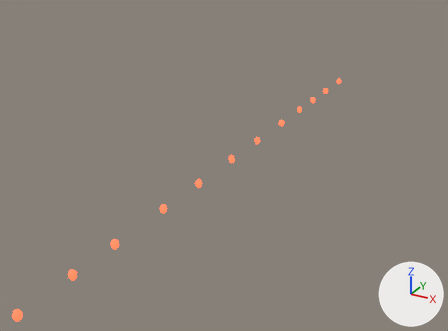
What one commit did to the FBX model art/exports/worlds/05_Naruto/PaperLanternsW.fbx.
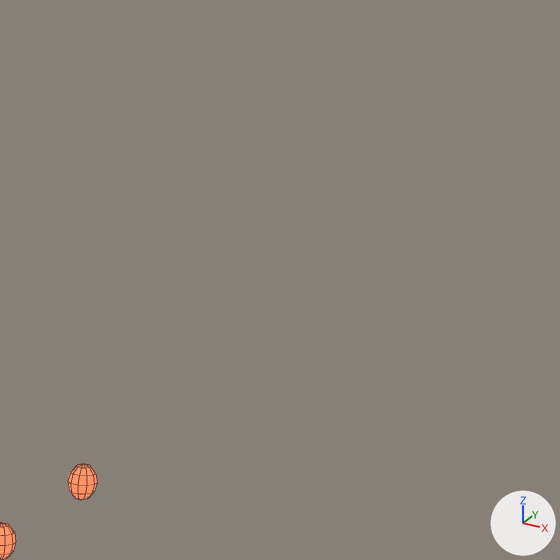
Each version is shown whole from a 50 mm lens placed at (57.9, -112.5, 52.5), pointed at (-14.4, 19.0, -13.2), then close up on the part from 73% to 93% of the width and 1% to 28% of the height. The lights are fixed; the arrows at lower right show +X, +Y and +Z. The older version's two pictures come first. The close-ups show mesh edges as thin lines. Where no turn or scale is listed for an object, it has been applied to the vertices.

Before the edit, the objects in view are built like this:
```python
me_paperlanternw0__5_001 = bpy.data.meshes.new('PaperLanternW0_-5.001')
me_paperlanternw0__5_001.from_pydata(...)  # 624 vertices, 720 faces; spans x -0.7..0.7, y -66.1..66.1, z -0.9..0.9
me_paperlanternw0__5_001.materials.append(mat_na_paperlantern)  # red #e0332b, glowing red #ff5a3a
ob_paperlanternw0__5_001 = bpy.data.objects.new('PaperLanternW0_-5.001', me_paperlanternw0__5_001)
ob_paperlanternw0__5_001.location = (0.0, 0.0, 0.0)
```
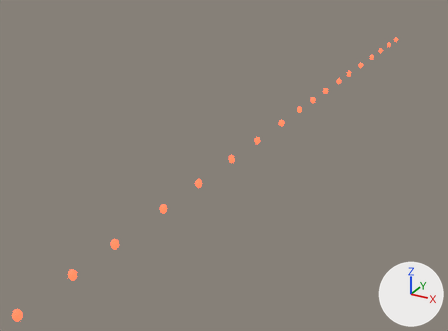
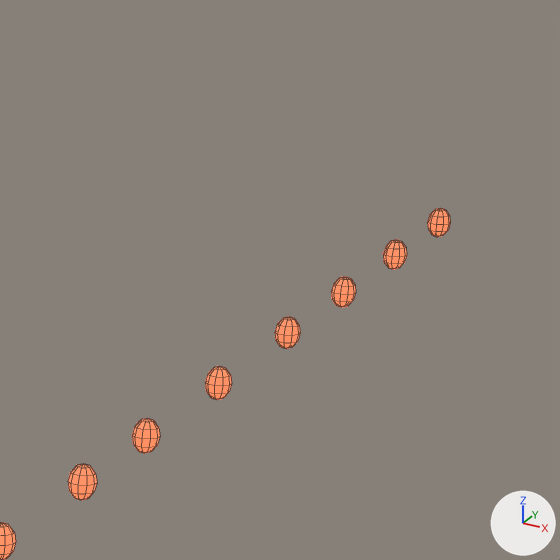
The newer file is also turned or shifted as a whole; pictures and numbers use the older file's frame.

Pixel boxes [x1, y1, x2, y2] of what changed, in the close-ups (560 x 560 px):
'PaperLanternW0_-5.001', reshaped: before [0, 464, 97, 560]; after [0, 208, 450, 560]
part 1 of me_paperlanternw0__5_001, added: after [132, 418, 160, 453]
part 2 of me_paperlanternw0__5_001, added: after [205, 366, 232, 400]
part 3 of me_paperlanternw0__5_001, added: after [275, 317, 300, 349]
part 4 of me_paperlanternw0__5_001, added: after [331, 277, 356, 307]
part 5 of me_paperlanternw0__5_001, added: after [383, 240, 407, 269]
part 6 of me_paperlanternw0__5_001, added: after [428, 208, 450, 237]

What changed in the scene script:
```text
Change me_paperlanternw0__5_001:
    used by ob_paperlanternw0__5_001; location = (0.0, 0.0, 0.0)
    remove me_paperlanternw0__5_001.from_pydata(...)  # 624 vertices, 720 faces; spans x -0.7..0.7, y -66.1..66.1, z -0.9..0.9
    add me_paperlanternw0__5_001.from_pydata(...)  # 936 vertices, 1080 faces; spans x -0.7..0.7, y -66.1..133.0, z -0.9..0.9
    me_paperlanternw0__5_001 part 1: a new loose piece, a UV sphere (10 segments, 6 rings, poles along z) spanning x -0.7..0.7, y 74.3..75.7, z -0.9..0.9, in mat_na_paperlantern (red #e0332b, glowing red #ff5a3a)
    me_paperlanternw0__5_001 part 2: a new loose piece, a UV sphere (10 segments, 6 rings, poles along z) spanning x -0.7..0.7, y 86.4..87.8, z -0.9..0.9, in mat_na_paperlantern (red #e0332b, glowing red #ff5a3a)
    me_paperlanternw0__5_001 part 3: a new loose piece, a UV sphere (10 segments, 6 rings, poles along z) spanning x -0.7..0.7, y 99.0..100.4, z -0.9..0.9, in mat_na_paperlantern (red #e0332b, glowing red #ff5a3a)
    me_paperlanternw0__5_001 part 4: a new loose piece, a UV sphere (10 segments, 6 rings, poles along z) spanning x -0.7..0.7, y 110.2..111.6, z -0.9..0.9, in mat_na_paperlantern (red #e0332b, glowing red #ff5a3a)
    me_paperlanternw0__5_001 part 5: a new loose piece, a UV sphere (10 segments, 6 rings, poles along z) spanning x -0.7..0.7, y 121.4..122.8, z -0.9..0.9, in mat_na_paperlantern (red #e0332b, glowing red #ff5a3a)
    me_paperlanternw0__5_001 part 6: a new loose piece, a UV sphere (10 segments, 6 rings, poles along z) spanning x -0.7..0.7, y 131.6..133.0, z -0.9..0.9, in mat_na_paperlantern (red #e0332b, glowing red #ff5a3a)
```
